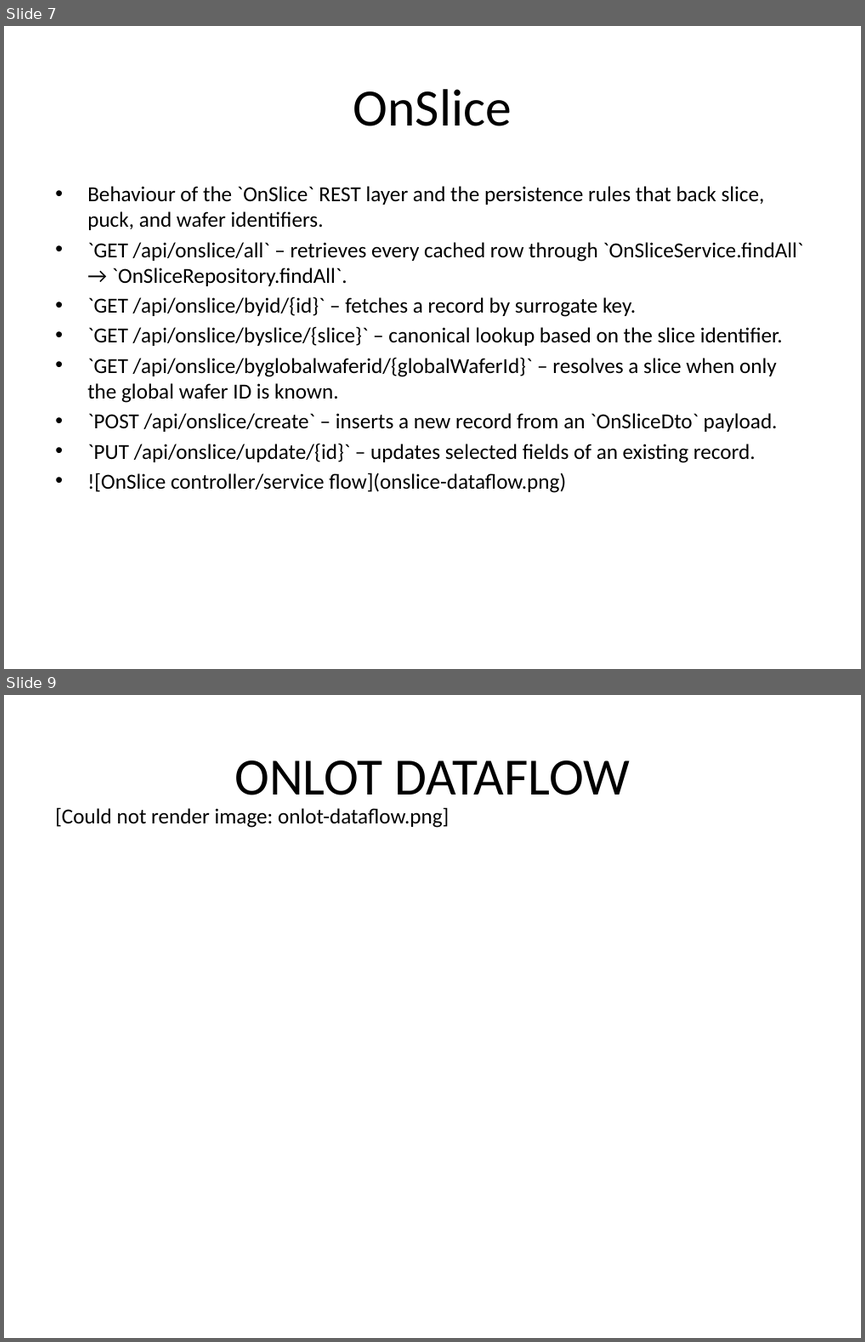
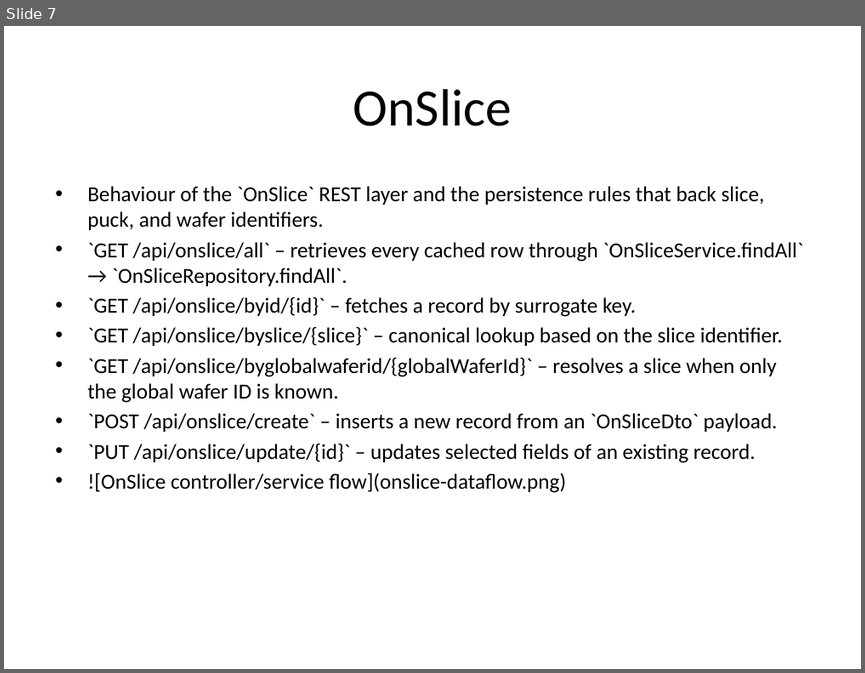
Before and after one commit to ejkorg/ert, a slide deck: docs/ERT_presentation_fullres_with_notes.pptx. Shown one above the other, each under a label of ours: slides 7 and 9 before the commit, slide 7 after it; the slides between them are not shown. The pictures are 865x1342 and 865x673 pixels, drawn with LibreOffice and Linux fonts; fonts in the diff are those of the drawing. Boxes give left, top, right and bottom in pixels: in the first picture for what was removed or moved away, otherwise in the second. Text is boxed around its words. In the diff, an @@ line names an element or a change of style, - is before the commit and + after.

```diff
--- a/docs/ERT_presentation_fullres_with_notes.pptx
+++ b/docs/ERT_presentation_fullres_with_notes.pptx
@@ slide 9 removed at <box>4,695,861,1338</box>, background #FFFFFF @@
@@ title removed at <box>234,760,630,795</box> @@
-ONLOT DATAFLOW
@@ text removed at <box>55,807,449,828</box> @@
-[Could not render image: onlot-dataflow.png]
```
Also in this commit, not shown: 8 slides added, 4 other slides removed, 52 other files.
